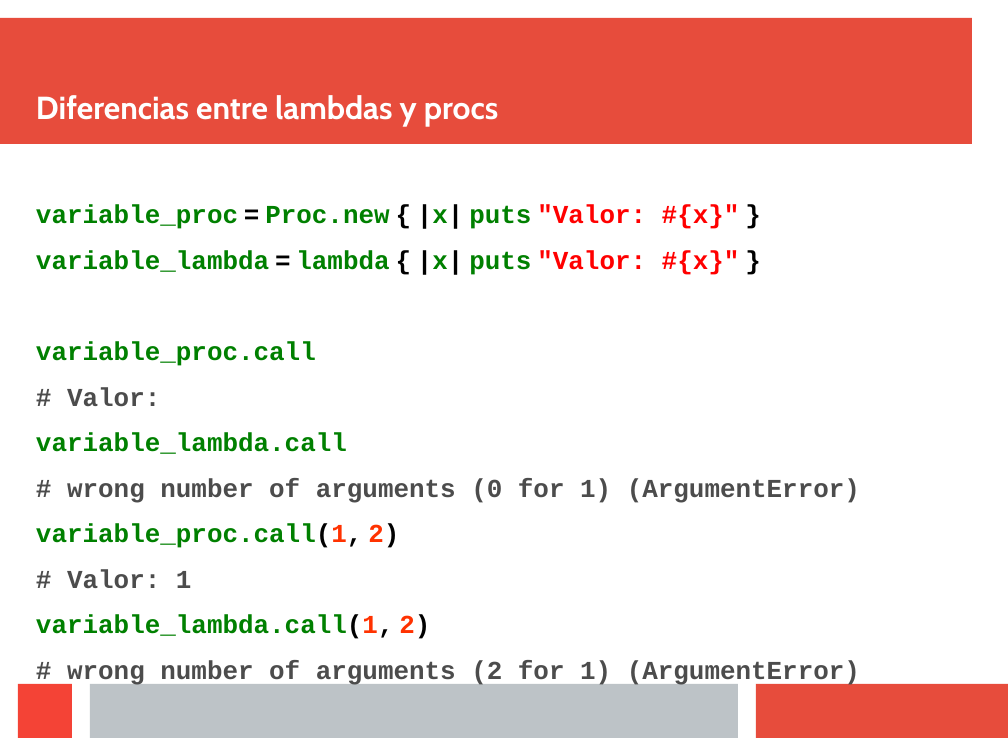
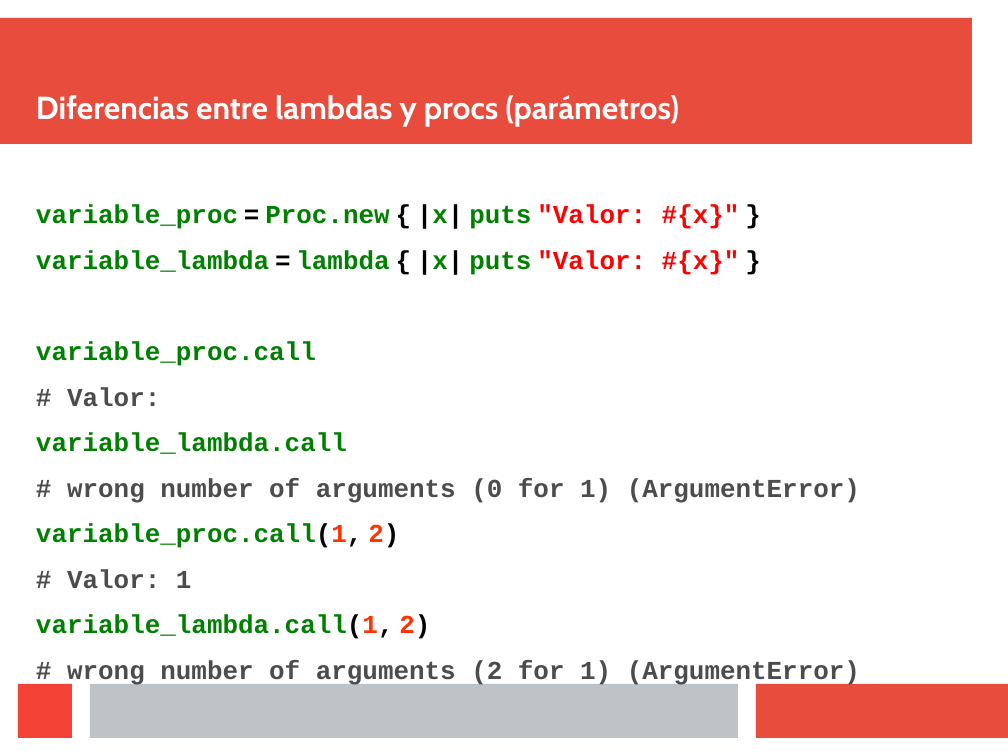
Before and after one commit to oaxacarb/ruby_blocks, a slide deck: slide 25 of 06_presentacion/ruby_blocks.odp. Drawn at 1008x756 pixels with LibreOffice and Linux fonts; fonts in the diff are those of the drawing. Boxes give left, top, right and bottom in pixels: in the first picture for what was removed or moved away, otherwise in the second. Text is boxed around its words. In the diff, an @@ line names an element or a change of style, - is before the commit and + after.

```diff
--- a/06_presentacion/ruby_blocks.odp
+++ b/06_presentacion/ruby_blocks.odp
@@ title at (36,95,679,127): text changed @@
-Diferencias entre lambdas y procs
+Diferencias entre lambdas y procs (parámetros)
```
Also in this commit, not shown: 4 other slides changed, 3 other files.
